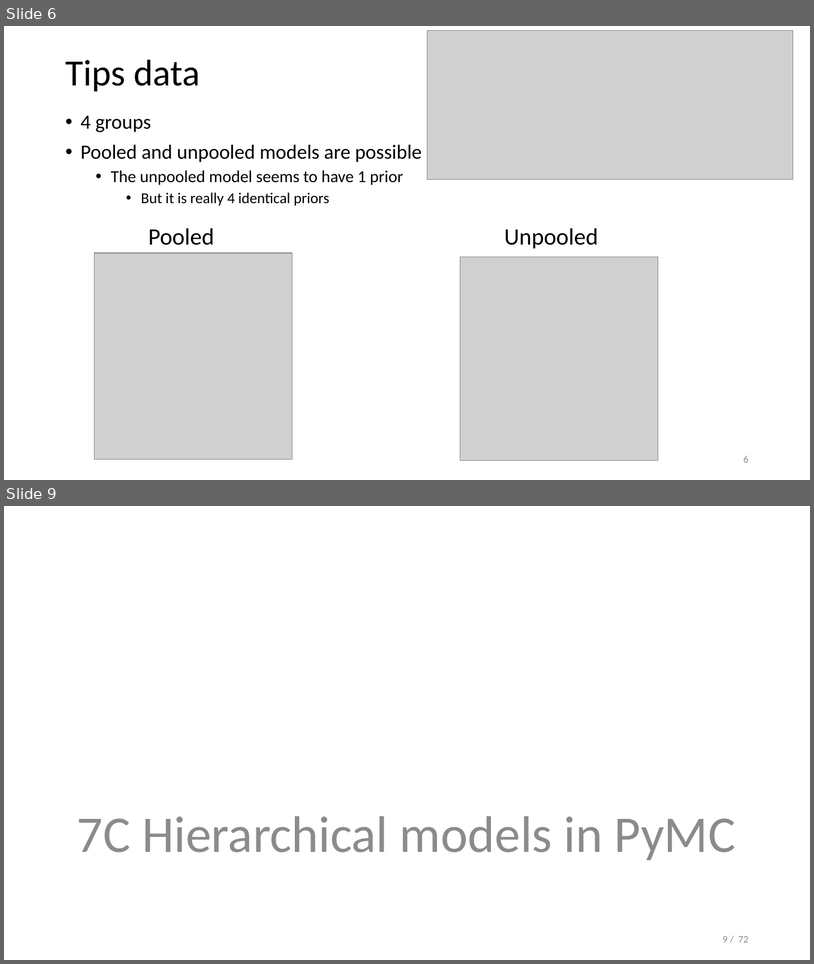
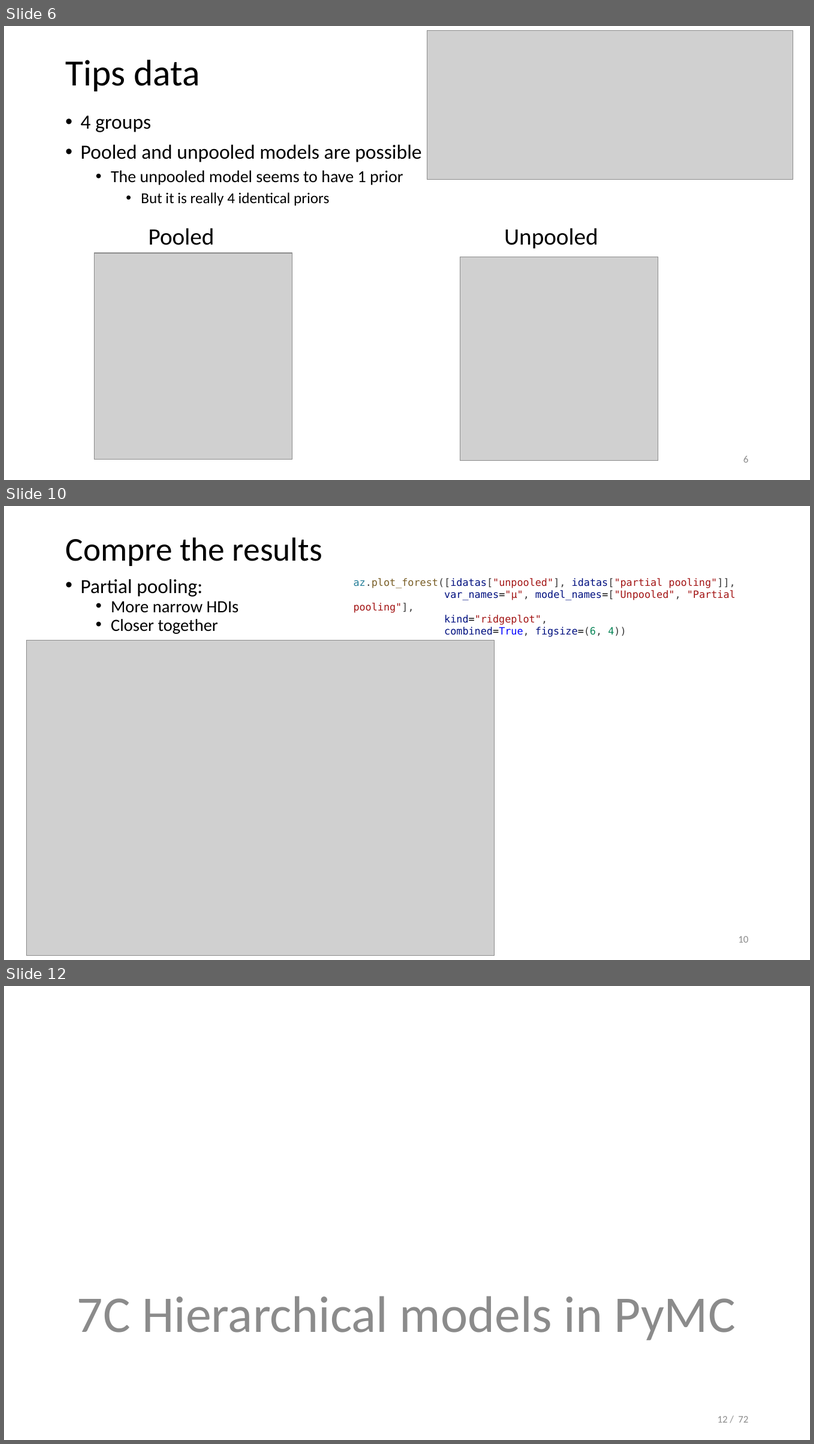
Before and after one commit to opherdonchin/StatisticalComputationAndAnalysis, a slide deck: Lectures/Lecture 7 Hierarchial models.pptx. Shown one above the other, each under a label of ours: slides 6 and 9 before the commit, slides 6, 10 and 12 after it; the slides between them are not shown. The pictures are 814x964 and 814x1444 pixels, drawn with LibreOffice and Linux fonts; fonts in the diff are those of the drawing; grey boxes stand for pictures. Boxes give left, top, right and bottom in pixels: in the first picture for what was removed or moved away, otherwise in the second. Text is boxed around its words. In the diff, an @@ line names an element or a change of style, - is before the commit and + after.

Commit message:
Partial pooling in lecture 7

```diff
--- a/Lectures/Lecture 7 Hierarchial models.pptx
+++ b/Lectures/Lecture 7 Hierarchial models.pptx
@@ slide 10 added at [4, 506, 810, 960], background #FFFFFF @@
@@ title added at [65, 537, 323, 566], 39.6 pt, text #000000 @@
+Compre the results
@@ text added at [81, 579, 239, 634], 20.4 pt, text #000000 @@
+• Partial pooling:
+  • More narrow HDIs
+  • Closer together
@@ text added at [354, 578, 736, 637], 12 pt, text #A31515 @@
+az.plot_forest([idatas["unpooled"], idatas["partial pooling"]],
+var_names="μ", model_names=["Unpooled", "Partial pooling"],
+kind="ridgeplot",
+combined=True, figsize=(6, 4))
@@ picture added at [27, 640, 495, 955] @@
@@ page number added at [738, 936, 749, 942], 12 pt, text #8C8C8C @@
+10
@@ what was slide 9 is now slide 12 @@
@@ page number at [718, 1416, 749, 1422]: text changed @@
-9 / 72
+12 / 72
```
Also in this commit, not shown: 2 slides changed, 3 other slides added, 1 slide removed, 1 other file.
